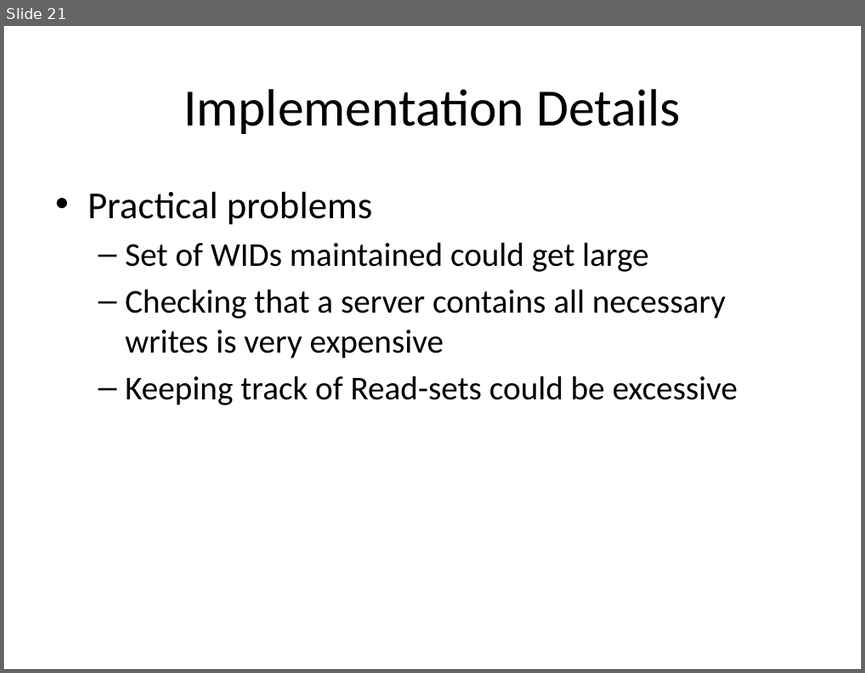
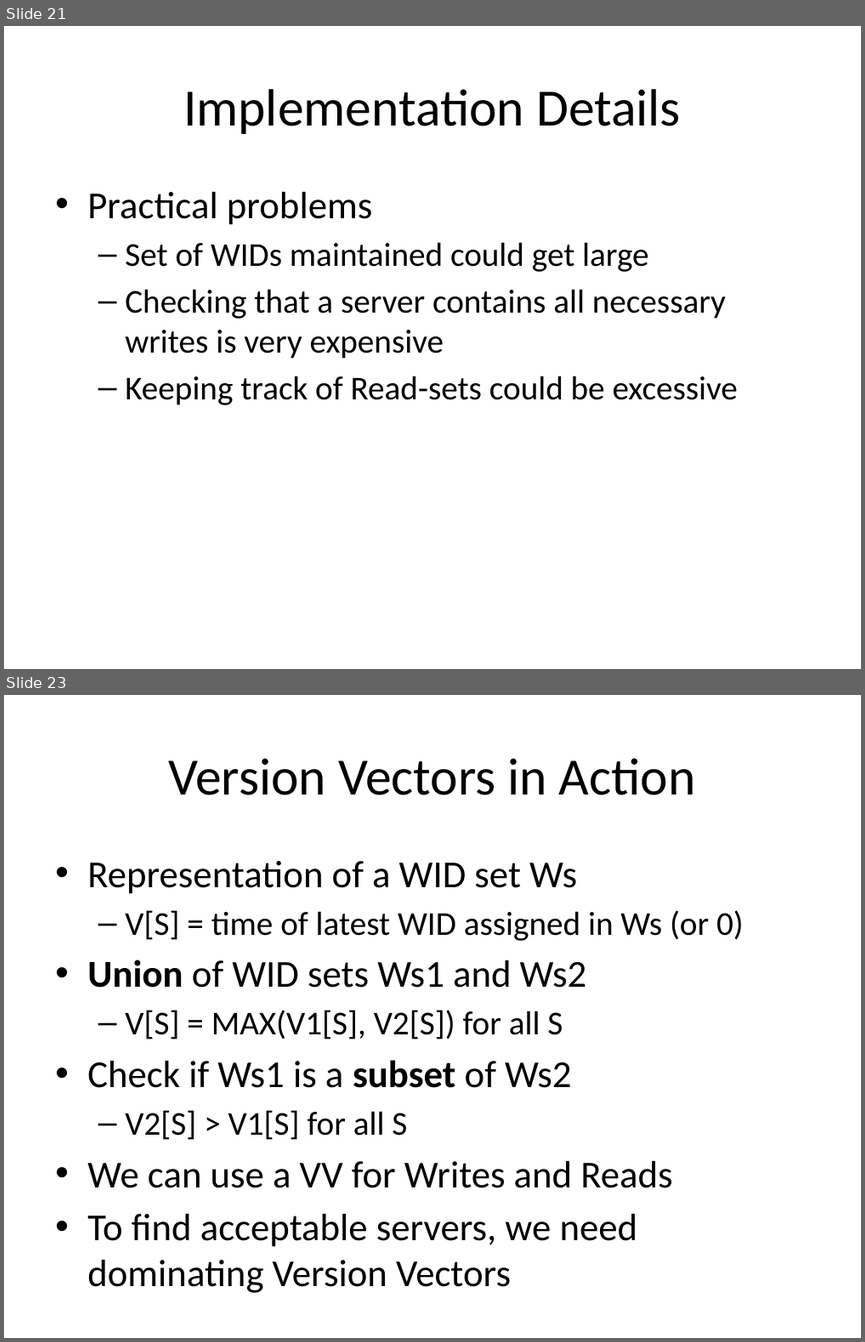
Before and after one commit to balidani/bomberman, a slide deck: presentation/slides_daniel.pptx. Shown one above the other, each under a label of ours: slide 21 before the commit, slides 21 and 23 after it; the slides between them are not shown. The pictures are 865x673 and 865x1342 pixels, drawn with LibreOffice and Linux fonts; fonts in the diff are those of the drawing. Boxes give left, top, right and bottom in pixels: in the first picture for what was removed or moved away, otherwise in the second. Text is boxed around its words. In the diff, an @@ line names an element or a change of style, - is before the commit and + after.

Commit message:
Added slides on version vectors

```diff
--- a/presentation/slides_daniel.pptx
+++ b/presentation/slides_daniel.pptx
@@ slide 23 added at (4, 695, 861, 1338), background #FFFFFF @@
@@ title added at (168, 758, 696, 795), 44 pt, text #000000 @@
+Version Vectors in Action
@@ text added at (87, 861, 744, 1287), 32 pt, text #000000 @@
+• Representation of a WID set Ws
+  – V[S] = time of latest WID assigned in Ws (or 0)
+• Union of WID sets Ws1 and Ws2
+  – V[S] = MAX(V1[S], V2[S]) for all S
+• Check if Ws1 is a subset of Ws2
+  – V2[S] > V1[S] for all S
+• We can use a VV for Writes and Reads
+• To find acceptable servers, we need dominating Version Vectors
```
Also in this commit, not shown: 1 slide changed.
